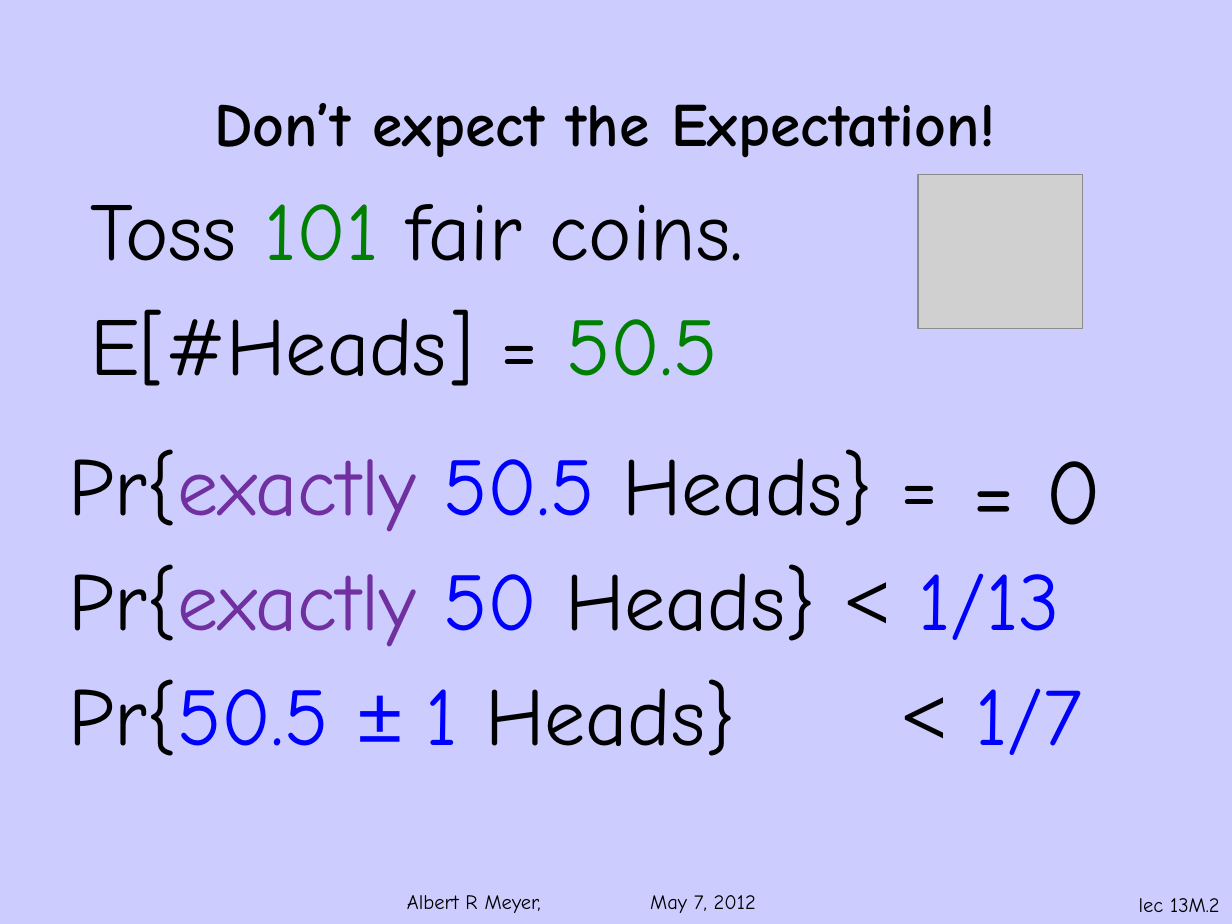
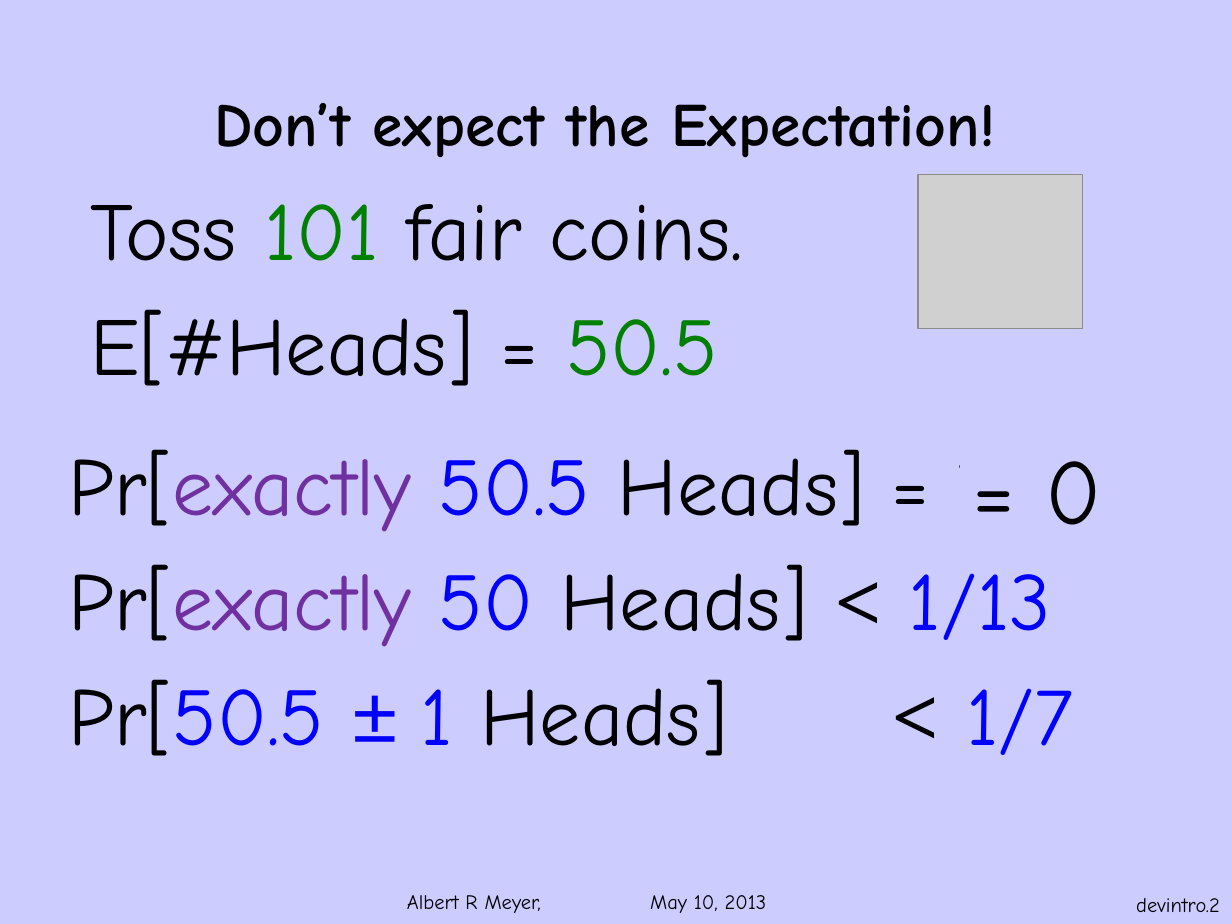
Before and after one commit to armeyer/mcs_web, a slide deck: slide 2 of spring13/slides13/deviation-intro.pptx. Drawn at 1232x924 pixels with LibreOffice and Linux fonts; fonts in the diff are those of the drawing; grey boxes stand for pictures; background and template pictures are left out. Boxes give left, top, right and bottom in pixels: in the first picture for what was removed or moved away, otherwise in the second. Text is boxed around its words. In the diff, an @@ line names an element or a change of style, - is before the commit and + after.

```diff
--- a/spring13/slides13/deviation-intro.pptx
+++ b/spring13/slides13/deviation-intro.pptx
@@ text at box(68, 449, 1073, 756): text changed @@
-Pr{exactly 50.5 Heads} = ?
-Pr{exactly 50 Heads} < 1/13
-Pr{50.5 ± 1 Heads} < 1/7
+Pr[exactly 50.5 Heads] = ?
+Pr[exactly 50 Heads] < 1/13
+Pr[50.5 ± 1 Heads] < 1/7
@@ text at box(407, 895, 767, 913): text changed @@
-Albert R Meyer, May 7, 2012
+Albert R Meyer, May 10, 2013
@@ page number at box(1136, 898, 1220, 912): text changed @@
-lec 13M.2
+devintro.2
```
Also in this commit, not shown: 10 other slides changed, 5 other files.
